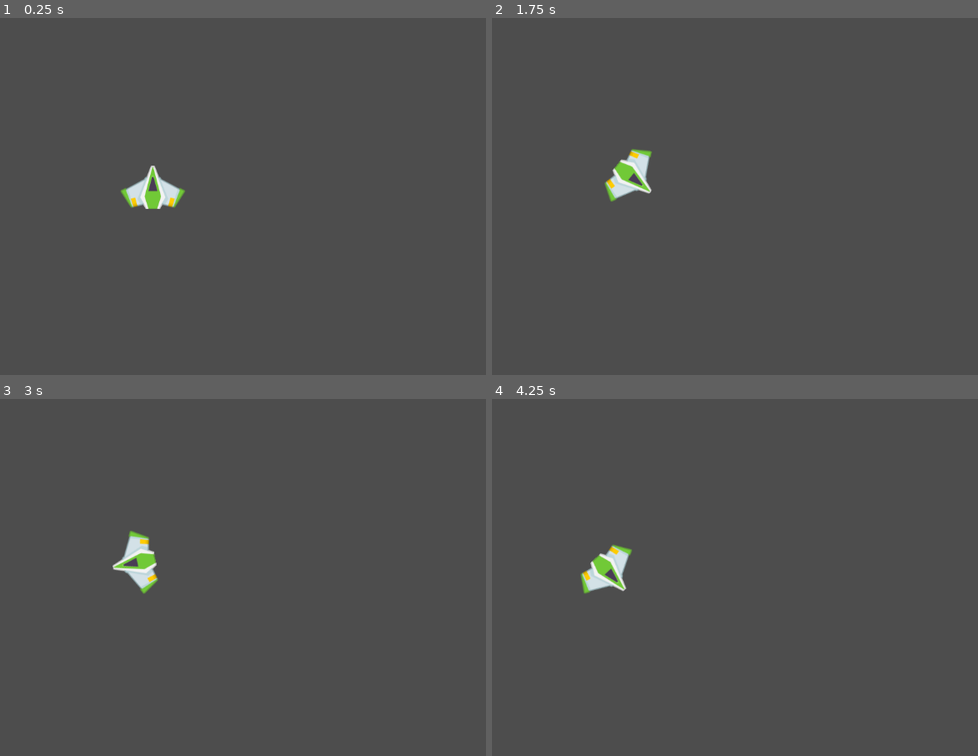
Above: before the commit, frames 1-4 (two rows, left to right).
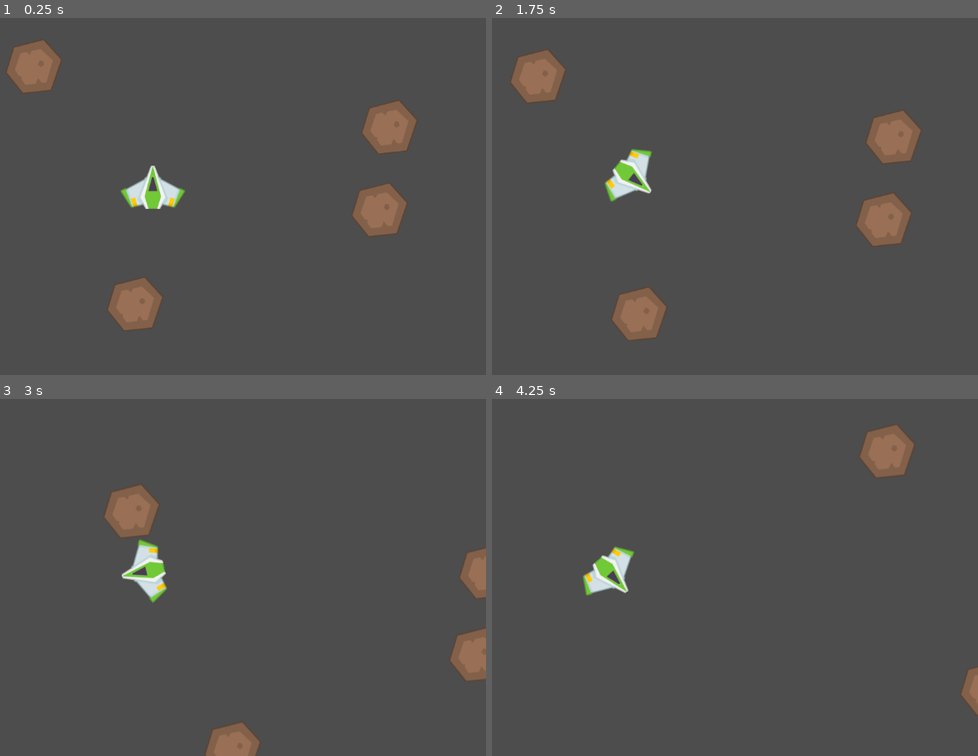
Above: after the commit, the same moments.

Repository: Felip3Porto/Kenny_jam_power
Game: Godot game, scene res://game.tscn
Same seed, same stepped clock (60 frames per second), same inputs: the game is played once before the commit and once after it.
Inputs:
- Up to frame 1 (0.25 s): no input
- Up to frame 2 (1.75 s): tap Enter at 0.5 s; hold D (move_right) 0.53-1.28 s; hold S (move_down) from 1.28 s (still down)
- Up to frame 3 (3 s): release S (move_down) at 2.03 s; hold D (move_right) 2.03-2.78 s; hold W (move_up) from 2.78 s (still down)
- Up to frame 4 (4.25 s): release W (move_up) at 3.53 s; hold A (move_left) from 3.53 s (still down)

The runs differ from the first frame. In frame 1, 4.9% of the frame differs, in the area x 1-86%, y 6-88%; in frame 2, 4.8%; in frame 3, 4.5%; in frame 4, 2.1%.

Commit message:
populated with static asteroids and large tiled background

Diff:
--- /dev/null
+++ b/kenny_power_2025/asteroid.tscn
@@ -0,0 +1,11 @@
+[gd_scene load_steps=2 format=3 uid="uid://k0wvq4dvxq52"]
+
+[ext_resource type="Texture2D" uid="uid://pl533a6pmkca" path="res://Selected assets/meteors/meteorBrown_big4.png" id="1_u87q6"]
+
+[node name="Asteroid" type="StaticBody2D"]
+
+[node name="MeteorBrownBig4" type="Sprite2D" parent="."]
+texture = ExtResource("1_u87q6")
+
+[node name="CollisionPolygon2D" type="CollisionPolygon2D" parent="."]
+polygon = PackedVector2Array(18, -48, 14, -48, 14, -46.8, 6.8, -45, 2.8, -45, -1, -43.7, -1, -42.8, -12.2, -40, -16.2, -40, -31, -35, -34.6, -35, -35.6, -33, -37, -33, -37, -30, -38, -30, -38, -25, -40.7, -17, -42, -17, -42, -12, -45.7, -1, -46.9, -1, -47.9, 6, -49, 6, -49, 7.2, -48, 11.2, -48, 13.4, -44.4, 17, -44, 18.4, -28, 36.3, -28, 38.5, -24, 41.5, -24, 43.5, -20, 46.5, -20, 48, -19.2, 48, 25.1, 43, 29.6, 43, 31.6, 39, 32.7, 39, 36, 29.2, 36, 26.2, 36.6, 25, 37.7, 25, 45, 3.2, 45, 0.200001, 49, -7.8, 49, -13.4, 23, -40.4, 23, -42.5, 18, -46.5)
--- a/kenny_power_2025/game.tscn
+++ b/kenny_power_2025/game.tscn
@@ -1,9 +1,14 @@
-[gd_scene load_steps=3 format=3 uid="uid://devlwbbi07qh3"]
+[gd_scene load_steps=5 format=3 uid="uid://devlwbbi07qh3"]
 
 [ext_resource type="Texture2D" uid="uid://bqxeiylt7ycuw" path="res://Selected assets/playerShip2_green.png" id="1_80nbo"]
 [ext_resource type="Script" uid="uid://cgrhprqsu7tyd" path="res://player.gd" id="1_e2o6t"]
+[ext_resource type="Texture2D" uid="uid://d01igp3tqm4f8" path="res://Selected assets/Backgrounds/Big_back.png" id="1_fc0e3"]
+[ext_resource type="PackedScene" uid="uid://k0wvq4dvxq52" path="res://asteroid.tscn" id="3_feb5d"]
 
 [node name="Game" type="Node2D"]
+
+[node name="BigBack" type="Sprite2D" parent="."]
+texture = ExtResource("1_fc0e3")
 
 [node name="Player" type="CharacterBody2D" parent="."]
 script = ExtResource("1_e2o6t")
@@ -16,3 +21,15 @@
 
 [node name="Camera2D" type="Camera2D" parent="Player"]
 position_smoothing_enabled = true
+
+[node name="Asteroid" parent="." instance=ExtResource("3_feb5d")]
+position = Vector2(-206, -210)
+
+[node name="Asteroid2" parent="." instance=ExtResource("3_feb5d")]
+position = Vector2(409, -105)
+
+[node name="Asteroid3" parent="." instance=ExtResource("3_feb5d")]
+position = Vector2(-31, 201)
+
+[node name="Asteroid4" parent="." instance=ExtResource("3_feb5d")]
+position = Vector2(392, 38)
